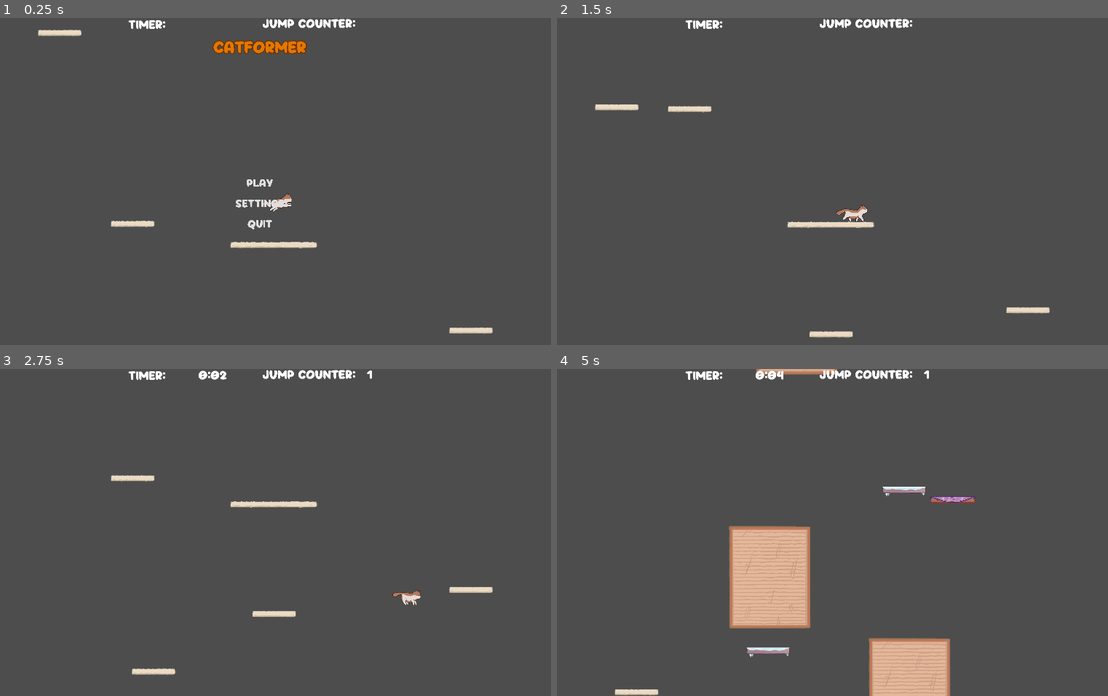
Above: before the commit, frames 1-4 (two rows, left to right).
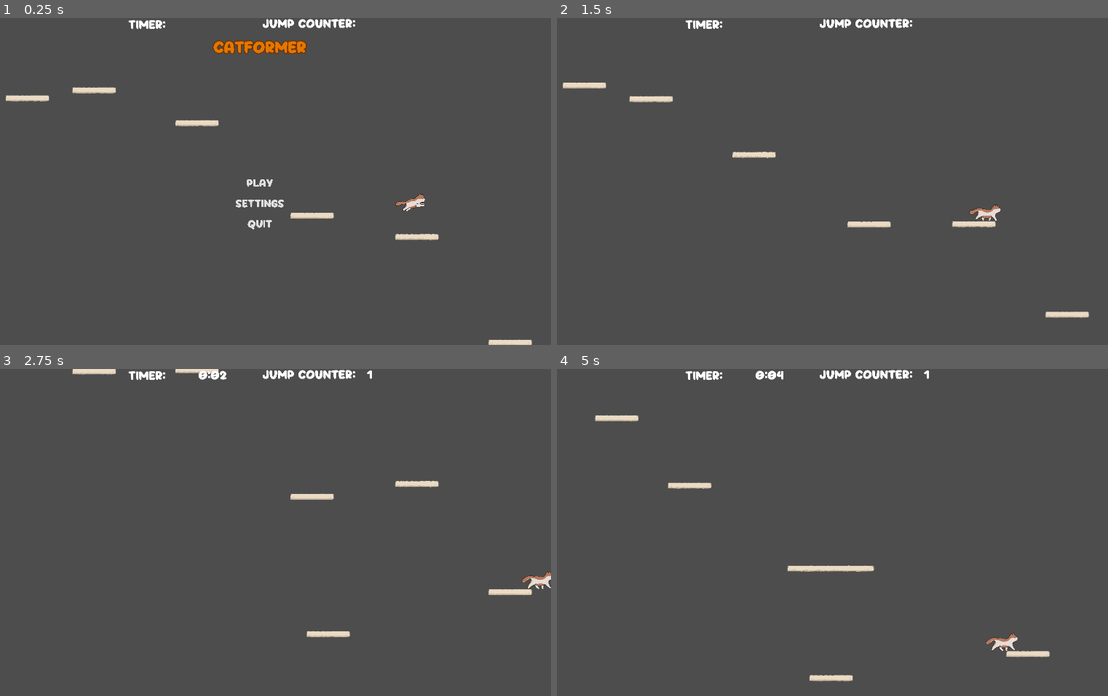
Above: after the commit, the same moments.

Repository: speedacm/Game-Dev-Catformer
Game: Godot game, scene res://Scenes/main.tscn
Same seed, same stepped clock (60 frames per second), same inputs: the game is played once before the commit and once after it.
Inputs (mouse positions are in pixels of both pictures, inside the frame that each line leads up to):
- Up to frame 1 (0.25 s): no input
- Up to frame 2 (1.5 s): click "Play" at 0.5 s; move the mouse to (942, 165) at 1.27 s; hold D (right) from 1.28 s (still down); tap C (c) at 1.35 s; click (942, 165) at 1.42 s
- Up to frame 3 (2.75 s): release D (right) at 2 s; drag from (143, 548) to (231, 597) at 2.02 s
- Up to frame 4 (5 s): move the mouse to (876, 460) at 2.77 s; hold A (left) 2.78-3.5 s; tap C (c) at 2.85, 4.55 s; drag from (788, 597) to (639, 483) at 3.52 s; move the mouse to (992, 581) at 4.27 s; hold D (right) from 4.28 s (still down); tap Space (space) at 4.35 s

The runs differ from the first frame. In frame 1, 1.8% of the frame differs, in the area x 1-97%, y 3-100%; in frame 2, 1.9%; in frame 3, 1.9%; in frame 4, 9.0%, in the area x 6-90%, y 0-100%.

Commit message:
finish level 3

Diff:
--- a/Scenes/Cat.tscn
+++ b/Scenes/Cat.tscn
@@ -16,7 +16,7 @@
 vel_multiplier = 2.0
 
 [node name="player" parent="." instance=ExtResource("3_ve8hx")]
-position = Vector2(0, -20000)
+position = Vector2(877, -23097)
 
 [node name="Trajectory" parent="." instance=ExtResource("4_0du1n")]
 points = PackedVector2Array(-31, -16033)
--- a/Scenes/level_2.tscn
+++ b/Scenes/level_2.tscn
@@ -60,7 +60,6 @@
 
 [node name="lowfricplat3" parent="." instance=ExtResource("2_qhm5k")]
 position = Vector2(-714, -5945)
-rotation = -0.525967
 
 [node name="Scratch Pad4" parent="." instance=ExtResource("3_e1lhf")]
 position = Vector2(101, -6470)
--- a/Scenes/level_3.tscn
+++ b/Scenes/level_3.tscn
@@ -1,7 +1,9 @@
-[gd_scene load_steps=3 format=3 uid="uid://cs02sbkdnpr5c"]
+[gd_scene load_steps=5 format=3 uid="uid://cs02sbkdnpr5c"]
 
 [ext_resource type="PackedScene" uid="uid://cxuchcpo4q2cs" path="res://Scenes/platform.tscn" id="1_e4frk"]
 [ext_resource type="PackedScene" uid="uid://cp13perh2nvvy" path="res://Scenes/movingPlatform.tscn" id="2_svbia"]
+[ext_resource type="PackedScene" uid="uid://cdqydwartk8a6" path="res://Scenes/highfric.tscn" id="3_wdpxp"]
+[ext_resource type="PackedScene" path="res://Scenes/jumpguide.tscn" id="4_7u5rx"]
 
 [node name="level_3" type="Node2D"]
 
@@ -43,7 +45,7 @@
 position = Vector2(-1001, -2716)
 
 [node name="platform" parent="MovingPlatform4" index="0"]
-position = Vector2(884.32, 0)
+position = Vector2(1279.22, 0)
 
 [node name="AnimationPlayer" parent="MovingPlatform4/platform" index="2"]
 autoplay = "hor3"
@@ -58,19 +60,70 @@
 autoplay = "vert3"
 
 [node name="MovingPlatform6" parent="." instance=ExtResource("2_svbia")]
-position = Vector2(258, -3708)
+position = Vector2(250, -3946)
 
 [node name="platform" parent="MovingPlatform6" index="0"]
-position = Vector2(1, -450)
+position = Vector2(12, 166)
 
 [node name="AnimationPlayer" parent="MovingPlatform6/platform" index="2"]
-autoplay = "vert4"
+autoplay = "vert5"
 
 [node name="platform5" parent="." instance=ExtResource("1_e4frk")]
 position = Vector2(942, -3708)
 
 [node name="MovingPlatform7" parent="." instance=ExtResource("2_svbia")]
-position = Vector2(-394, -4586)
+position = Vector2(-509, -4538)
+
+[node name="platform" parent="MovingPlatform7" index="0"]
+position = Vector2(293, 372)
+
+[node name="AnimationPlayer" parent="MovingPlatform7/platform" index="2"]
+autoplay = "vert6"
+
+[node name="MovingPlatform8" parent="." instance=ExtResource("2_svbia")]
+position = Vector2(-1188, -4774)
+
+[node name="platform" parent="MovingPlatform8" index="0"]
+position = Vector2(1, 160.714)
+
+[node name="AnimationPlayer" parent="MovingPlatform8/platform" index="2"]
+autoplay = "vert5"
+
+[node name="platform6" parent="." instance=ExtResource("1_e4frk")]
+position = Vector2(-1627, -4624)
+
+[node name="MovingPlatform9" parent="." instance=ExtResource("2_svbia")]
+position = Vector2(-1633, -5526)
+
+[node name="platform" parent="MovingPlatform9" index="0"]
+position = Vector2(3000, 0)
+
+[node name="AnimationPlayer" parent="MovingPlatform9/platform" index="2"]
+autoplay = "hor4"
+
+[node name="highfricplat" parent="." instance=ExtResource("3_wdpxp")]
+position = Vector2(-1, -6005)
+
+[node name="MovingPlatform10" parent="." instance=ExtResource("2_svbia")]
+position = Vector2(1367, -6529)
+
+[node name="platform" parent="MovingPlatform10" index="0"]
+position = Vector2(-3000, 0)
+
+[node name="AnimationPlayer" parent="MovingPlatform10/platform" index="2"]
+autoplay = "hor5"
+
+[node name="Node2D" parent="." instance=ExtResource("4_7u5rx")]
+position = Vector2(-1635, -6529)
+
+[node name="MovingPlatform11" parent="." instance=ExtResource("2_svbia")]
+position = Vector2(-1633, -7100)
+
+[node name="platform" parent="MovingPlatform11" index="0"]
+position = Vector2(1, 0)
+
+[node name="AnimationPlayer" parent="MovingPlatform11/platform" index="2"]
+autoplay = "hor6"
 
 [editable path="MovingPlatform2"]
 [editable path="MovingPlatform"]
@@ -79,3 +132,7 @@
 [editable path="MovingPlatform5"]
 [editable path="MovingPlatform6"]
 [editable path="MovingPlatform7"]
+[editable path="MovingPlatform8"]
+[editable path="MovingPlatform9"]
+[editable path="MovingPlatform10"]
+[editable path="MovingPlatform11"]
--- a/Scenes/movingPlatform.tscn
+++ b/Scenes/movingPlatform.tscn
@@ -36,6 +36,23 @@
 "values": [Vector2(1, 0), Vector2(1, 300), Vector2(1, 0)]
 }
 
+[sub_resource type="Animation" id="Animation_lvyyl"]
+resource_name = "hor3"
+length = 8.0
+loop_mode = 1
+tracks/0/type = "value"
+tracks/0/imported = false
+tracks/0/enabled = true
+tracks/0/path = NodePath(".:position")
+tracks/0/interp = 1
+tracks/0/loop_wrap = true
+tracks/0/keys = {
+"times": PackedFloat32Array(0, 4, 8),
+"transitions": PackedFloat32Array(1, 1, 1),
+"update": 0,
+"values": [Vector2(0, 0), Vector2(2000, 0), Vector2(0, 0)]
+}
+
 [sub_resource type="Animation" id="Animation_dg2ue"]
 resource_name = "movementLoop"
 length = 2.0
@@ -87,23 +104,6 @@
 "values": [Vector2(1, 0), Vector2(1, 750), Vector2(1, 0)]
 }
 
-[sub_resource type="Animation" id="Animation_lvyyl"]
-resource_name = "hor3"
-length = 8.0
-loop_mode = 1
-tracks/0/type = "value"
-tracks/0/imported = false
-tracks/0/enabled = true
-tracks/0/path = NodePath(".:position")
-tracks/0/interp = 1
-tracks/0/loop_wrap = true
-tracks/0/keys = {
-"times": PackedFloat32Array(0, 4, 8),
-"transitions": PackedFloat32Array(1, 1, 1),
-"update": 0,
-"values": [Vector2(0, 0), Vector2(2000, 0), Vector2(0, 0)]
-}
-
 [sub_resource type="Animation" id="Animation_fmeo7"]
 resource_name = "vert3"
 length = 1.5
@@ -157,19 +157,70 @@
 
 [sub_resource type="Animation" id="Animation_hvcew"]
 resource_name = "vert6"
-length = 2.0
-loop_mode = 1
-tracks/0/type = "value"
-tracks/0/imported = false
-tracks/0/enabled = true
-tracks/0/path = NodePath(".:position")
-tracks/0/interp = 1
-tracks/0/loop_wrap = true
-tracks/0/keys = {
-"times": PackedFloat32Array(0, 1, 2),
-"transitions": PackedFloat32Array(1, 1, 1),
-"update": 0,
-"values": [Vector2(1, 450), Vector2(1, 0), Vector2(1, 450)]
+length = 2.5
+loop_mode = 1
+tracks/0/type = "value"
+tracks/0/imported = false
+tracks/0/enabled = true
+tracks/0/path = NodePath(".:position")
+tracks/0/interp = 1
+tracks/0/loop_wrap = true
+tracks/0/keys = {
+"times": PackedFloat32Array(0, 1.25, 2.5),
+"transitions": PackedFloat32Array(1, 1, 1),
+"update": 0,
+"values": [Vector2(1, 0), Vector2(1, 450), Vector2(1, 0)]
+}
+
+[sub_resource type="Animation" id="Animation_i3ju7"]
+resource_name = "hor4"
+length = 10.0
+loop_mode = 1
+tracks/0/type = "value"
+tracks/0/imported = false
+tracks/0/enabled = true
+tracks/0/path = NodePath(".:position")
+tracks/0/interp = 1
+tracks/0/loop_wrap = true
+tracks/0/keys = {
+"times": PackedFloat32Array(0, 5, 10),
+"transitions": PackedFloat32Array(1, 1, 1),
+"update": 0,
+"values": [Vector2(1, 0), Vector2(3000, 0), Vector2(1, 0)]
+}
+
+[sub_resource type="Animation" id="Animation_bn677"]
+resource_name = "hor4_2"
+length = 12.0
+loop_mode = 1
+tracks/0/type = "value"
+tracks/0/imported = false
+tracks/0/enabled = true
+tracks/0/path = NodePath(".:position")
+tracks/0/interp = 1
+tracks/0/loop_wrap = true
+tracks/0/keys = {
+"times": PackedFloat32Array(0, 6, 12),
+"transitions": PackedFloat32Array(1, 1, 1),
+"update": 0,
+"values": [Vector2(1, 0), Vector2(-3000, 0), Vector2(1, 0)]
+}
+
+[sub_resource type="Animation" id="Animation_qme1w"]
+resource_name = "hor5_2"
+length = 15.0
+loop_mode = 1
+tracks/0/type = "value"
+tracks/0/imported = false
+tracks/0/enabled = true
+tracks/0/path = NodePath(".:position")
+tracks/0/interp = 1
+tracks/0/loop_wrap = true
+tracks/0/keys = {
+"times": PackedFloat32Array(0, 7.5, 15),
+"transitions": PackedFloat32Array(1, 1, 1),
+"update": 0,
+"values": [Vector2(1, 0), Vector2(3000, 0), Vector2(1, 0)]
 }
 
 [sub_resource type="AnimationLibrary" id="AnimationLibrary_r4ejq"]
@@ -177,6 +228,9 @@
 "hor1": SubResource("Animation_lsfr0"),
 "hor2": SubResource("Animation_ogxux"),
 "hor3": SubResource("Animation_lvyyl"),
+"hor4": SubResource("Animation_i3ju7"),
+"hor5": SubResource("Animation_bn677"),
+"hor6": SubResource("Animation_qme1w"),
 "movementLoop": SubResource("Animation_dg2ue"),
 "vert1": SubResource("Animation_pxovf"),
 "vert2": SubResource("Animation_r5cdj"),
@@ -189,6 +243,7 @@
 [node name="MovingPlatform" type="Node2D"]
 
 [node name="platform" parent="." instance=ExtResource("1_i30jq")]
+position = Vector2(1250.58, 0)
 
 [node name="AnimationPlayer" type="AnimationPlayer" parent="platform"]
 libraries = {
Not shown: 1 places in Scenes/movingPlatform.tscn that only renumber resources
